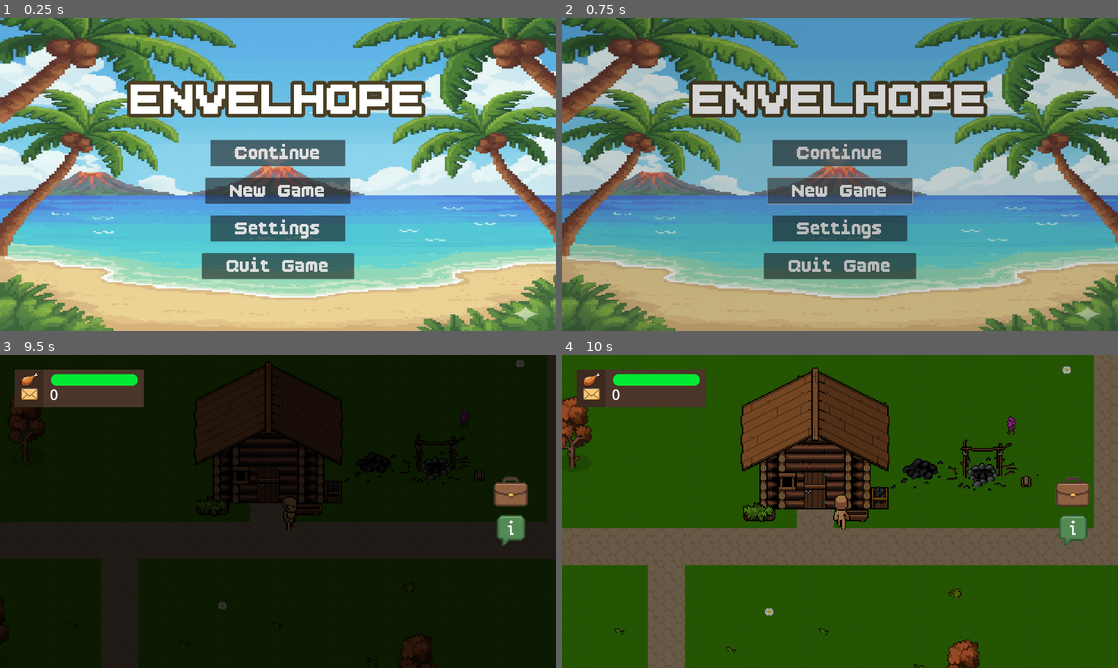
Above: before the commit, frames 1-4 (two rows, left to right).
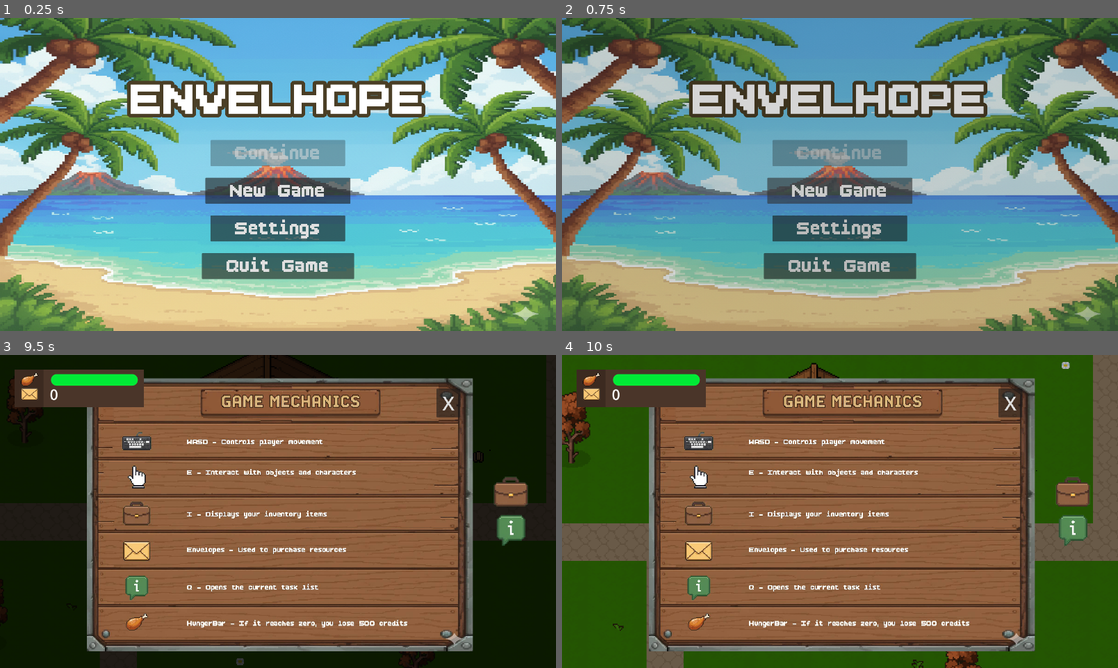
Above: after the commit, the same moments.

Repository: hoaxnt/envelhope-beta
Game: Godot game, scene res://Scenes/utils/main_menu.tscn
Same seed, same stepped clock (60 frames per second), same inputs: the game is played once before the commit and once after it. Sound files missing from this copy of the repository are replaced by a short silence.
Inputs (mouse positions are in pixels of both pictures, inside the frame that each line leads up to):
- Up to frame 1 (0.25 s): no input
- Up to frame 2 (0.75 s): click "New Game" at 0.5 s
- Up to frame 3 (9.5 s): click "New Game" at 1.25 s; click (278, 511) at 2 s; click (278, 511) at 2.75 s; move the mouse to (400, 495) at 3.52 s; hold Right (ui_right) 3.53-4.28 s; hold Space (action) 3.53-4.28 s; click (400, 495) at 3.67 s; tap E (interact) at 3.8, 4.35, 5.3, 5.85, 6.8, 8.3, 8.85 s; move the mouse to (166, 527) at 4.27 s; hold Down (ui_down) 4.28-5.03 s; tap Space (action) every 1.5 s from 4.55 to 9.05 s; move the mouse to (333, 442) at 5.02 s; hold Right (ui_right) 5.03-5.78 s; hold Space (action) 5.03-5.78 s; move the mouse to (250, 574) at 5.77 s; hold Up (ui_up) 5.78-6.53 s; click (250, 574) at 5.92 s; move the mouse to (444, 558) at 6.52 s; hold Q (show_objective) 6.53-7.28 s; hold Left (ui_left) 6.53-8.03 s; tap Escape (ui_cancel) at 7.15 s; move the mouse to (111, 464) at 7.27 s; tap Shift at 7.35 s; move the mouse to (305, 511) at 8.02 s; hold Down (ui_down) 8.03-8.78 s; hold Space (action) 8.03-8.78 s; click (305, 511) at 8.17 s; move the mouse to (194, 433) at 8.77 s; hold Right (ui_right) from 8.78 s (still down)
- Up to frame 4 (10 s): move the mouse to (962, 495) at 9.52 s; release Right (ui_right) at 9.53 s; hold Up (ui_up) from 9.53 s (still down); hold Space (action) from 9.53 s (still down); tap E (interact) at 9.8 s

The runs differ from the first frame. In frame 1, 2.0% of the frame differs, in the area x 37-63%, y 38-48%; in frame 2, 2.1%; in frame 3, 60%; in frame 4, 60%, in the area x 0-100%, y 0-100%.
Error in both runs: Error setting property 'value' with value of type Nil. (res://Scripts/hud/hunger_bar.gd:12)

Commit message:
minor fixes

Diff:
--- a/Scenes/chapters/chapter_1.tscn
+++ b/Scenes/chapters/chapter_1.tscn
@@ -142,7 +142,7 @@
 
 [node name="Player" parent="." instance=ExtResource("4_itjef")]
 z_index = 2
-position = Vector2(627, 264)
+position = Vector2(628, 280)
 
 [node name="Camera2D" type="Camera2D" parent="Player"]
 zoom = Vector2(4, 4)
@@ -290,7 +290,7 @@
 autostart = true
 
 [node name="Axe" parent="." instance=ExtResource("10_l01ag")]
-position = Vector2(275.99994, 41.999985)
+position = Vector2(1166, 176)
 scale = Vector2(0.975, 0.975)
 
 [node name="Log" parent="." instance=ExtResource("11_l01ag")]
--- a/Scenes/chapters/chapter_2.tscn
+++ b/Scenes/chapters/chapter_2.tscn
@@ -61,7 +61,7 @@
 metadata/_edit_lock_ = true
 
 [node name="Player" parent="." instance=ExtResource("2_v6yd1")]
-position = Vector2(80, 486)
+position = Vector2(143, 503)
 
 [node name="Camera2D" type="Camera2D" parent="Player"]
 zoom = Vector2(4, 4)
--- a/Scenes/utils/main_menu.tscn
+++ b/Scenes/utils/main_menu.tscn
@@ -51,6 +51,7 @@
 [node name="ContinueButton" type="Button" parent="VBoxContainer"]
 layout_mode = 2
 size_flags_horizontal = 4
+focus_mode = 0
 theme_override_fonts/font = ExtResource("2_ompks")
 theme_override_font_sizes/font_size = 81
 theme_override_styles/pressed = SubResource("StyleBoxTexture_pmxjk")
@@ -59,6 +60,7 @@
 [node name="StartButton" type="Button" parent="VBoxContainer"]
 layout_mode = 2
 size_flags_horizontal = 4
+focus_mode = 0
 theme_override_fonts/font = ExtResource("2_ompks")
 theme_override_font_sizes/font_size = 81
 theme_override_styles/pressed = SubResource("StyleBoxTexture_pmxjk")
@@ -67,6 +69,7 @@
 [node name="StartButton3" type="Button" parent="VBoxContainer"]
 layout_mode = 2
 size_flags_horizontal = 4
+focus_mode = 0
 theme_override_fonts/font = ExtResource("2_ompks")
 theme_override_font_sizes/font_size = 81
 theme_override_styles/pressed = SubResource("StyleBoxTexture_pmxjk")
@@ -75,6 +78,7 @@
 [node name="ExitButton" type="Button" parent="VBoxContainer"]
 layout_mode = 2
 size_flags_horizontal = 4
+focus_mode = 0
 theme_override_fonts/font = ExtResource("2_ompks")
 theme_override_font_sizes/font_size = 81
 text = "  Quit Game  "
--- a/Scripts/Chapters/chapter_1.gd
+++ b/Scripts/Chapters/chapter_1.gd
@@ -16,7 +16,7 @@
 	hunger_bar.value = GlobalData.player_data.get("hunger")
 	hunger_timer.start()
 
-	player.position = GlobalData.load_player_position()
+	player.position = GlobalData.load_player1_position()
 
 	if not GlobalData.config.get("user_opened_once"):
 		tutorial.show()
--- a/Scripts/Chapters/chapter_2.gd
+++ b/Scripts/Chapters/chapter_2.gd
@@ -30,14 +30,14 @@
 	hunger_bar.value = GlobalData.player_data.get("hunger")
 
 	if player:
-		player.position = GlobalData.load_player_position()
+		player.position = GlobalData.load_player2_position()
 		print("POSITION LOADED")
 
 	if GlobalData.npc_data.get("release_the_kraken") == true:
 		spawn_police_squad()
 
 	if GlobalData.npc_data.get("diver_objective") == "completed":
-		player.global_position = GlobalData.load_player_position()
+		player.global_position = GlobalData.load_player2_position()
 
 		hunger_timer.start()#htimer
 
@@ -61,7 +61,7 @@
 	if body.is_in_group("player"):
 		if not GlobalData.npc_data.get("release_the_kraken") and GlobalData.npc_data.get("day") == 4:
 			if player:
-				GlobalData.save_player_position(player.global_position)
+				GlobalData.save_player2_position(player.global_position)
 			Hud.hide()
 
 			Transition.transition_to_scene("res://Scenes/stories/police_noticed_story.tscn")
--- a/Scripts/autoloads/game_data.gd
+++ b/Scripts/autoloads/game_data.gd
@@ -20,7 +20,8 @@
 	"envelopes": 0,
 	"cycle": 10,
 	"equipped_tool": "none",
-	"position": [543.687, 320.467],
+	"position_1": [628.0, 280.0],
+	"position_2": [143.0, 503.0],
 }
 
 var NPC_DATA_STATS = {
--- a/Scripts/autoloads/global_data.gd
+++ b/Scripts/autoloads/global_data.gd
@@ -50,12 +50,39 @@
 	SaveLoad.save_game(player_data, SaveLoad.PLAYER_DATA_PATH)
 	player_data_updated.emit("position", pos_array)
 
-func load_player_1_position() -> Vector2:
+func save_player1_position(position: Vector2):
+	var pos_array = [position.x, position.y]
+	player_data["position_1"] = pos_array
+	SaveLoad.save_game(player_data, SaveLoad.PLAYER_DATA_PATH)
+	player_data_updated.emit("position_1", pos_array)
+
+func save_player2_position(position: Vector2):
+	var pos_array = [position.x, position.y]
+	player_data["position_2"] = pos_array
+	SaveLoad.save_game(player_data, SaveLoad.PLAYER_DATA_PATH)
+	player_data_updated.emit("position_2", pos_array)
+
+
+func load_player_position() -> Vector2:
 	var pos_array = player_data.get("position")
 	if pos_array is Array and pos_array.size() == 2:
 		return Vector2(pos_array[0], pos_array[1])
 	else:
 		return Vector2(80.0, 486.0)
+
+func load_player1_position() -> Vector2:
+	var pos_array = player_data.get("position_1")
+	if pos_array is Array and pos_array.size() == 2:
+		return Vector2(pos_array[0], pos_array[1])
+	else:
+		return Vector2(628.0, 280.0)
+
+func load_player2_position() -> Vector2:
+	var pos_array = player_data.get("position_2")
+	if pos_array is Array and pos_array.size() == 2:
+		return Vector2(pos_array[0], pos_array[1])
+	else:
+		return Vector2(143.0, 503.0)
 
 func handle_hunger_reset_city():
 	player_data["hunger"] = 100.0
--- a/Scripts/autoloads/island_npc_interaction.gd
+++ b/Scripts/autoloads/island_npc_interaction.gd
@@ -10,7 +10,7 @@
 
 signal dialogue_finished
 
-const REQUIRED_WOOD = 15 #fortest
+const REQUIRED_WOOD = 1 #fortest
 const WOOD_ITEM_NAME = "log"
 
 func handle_npc_interaction(npc_id: String) -> void:
--- a/Scripts/city_elements/jeep_minigame.gd
+++ b/Scripts/city_elements/jeep_minigame.gd
@@ -18,7 +18,7 @@
 func _unhandled_input(event: InputEvent) -> void:
 	if event.is_action_pressed("interact") and is_player_near:
 		if player:
-			GlobalData.save_player_position(player.global_position)
+			GlobalData.save_player2_position(player.global_position)
 			print(player.global_position)
 		Hud.hide()
 
--- a/Scripts/city_elements/junk_collector_minigame.gd
+++ b/Scripts/city_elements/junk_collector_minigame.gd
@@ -19,7 +19,7 @@
 func _unhandled_input(event: InputEvent) -> void:
 	if event.is_action_pressed("interact") and is_player_near:
 		if player:
-			GlobalData.save_player_position(player.global_position)
+			GlobalData.save_player2_position(player.global_position)
 		Hud.hide()
 
 		day_timer.stop()
--- a/Scripts/city_elements/junk_diving_minigame.gd
+++ b/Scripts/city_elements/junk_diving_minigame.gd
@@ -19,7 +19,7 @@
 func _unhandled_input(event: InputEvent) -> void:
 	if event.is_action_pressed("interact") and is_player_near:
 		if player:
-			GlobalData.save_player_position(player.global_position)
+			GlobalData.save_player2_position(player.global_position)
 		Hud.hide()
 
 		day_timer.stop()
--- a/Scripts/hud/day_panel.gd
+++ b/Scripts/hud/day_panel.gd
@@ -28,7 +28,7 @@
 		Transition.transition_to_scene("res://scenes/stories/sleep_story.tscn")
 		return
 
-	day_current_time += 1.0 #fortest
+	day_current_time += 5.0 #fortest
 	day_current_time = clamp(day_current_time, 0.0, day_progress_bar.max_value)
 
 	var tween = create_tween()
--- a/Scripts/minigames/city/junk_collector.gd
+++ b/Scripts/minigames/city/junk_collector.gd
@@ -57,8 +57,8 @@
 
 func _on_done_button_pressed() -> void:
 	if main_player:
-		main_player.position = GlobalData.load_player_position()
-		print(GlobalData.load_player_position())
+		main_player.position = GlobalData.load_player2_position()
+		print(GlobalData.load_player2_position())
 
 	summary_panel.hide()
 	Transition.transition_to_scene("res://scenes/chapters/chapter_2.tscn")
--- a/Scripts/minigames/city/junk_diving.gd
+++ b/Scripts/minigames/city/junk_diving.gd
@@ -34,7 +34,7 @@
 
 func _on_done_button_pressed() -> void:
 	if player:
-		player.position = GlobalData.load_player_position()
+		player.position = GlobalData.load_player2_position()
 
 	Transition.transition_to_scene("res://scenes/chapters/chapter_2.tscn")
 
--- a/Scripts/minigames/city/tambol.gd
+++ b/Scripts/minigames/city/tambol.gd
@@ -91,5 +91,5 @@
 	sfx.stop()
 
 	if player:
-		player.position = GlobalData.load_player_position()
+		player.position = GlobalData.load_player2_position()
 	Transition.transition_to_scene("res://scenes/chapters/chapter_2.tscn")
--- a/Scripts/stories/police_noticed_story.gd
+++ b/Scripts/stories/police_noticed_story.gd
@@ -50,7 +50,7 @@
 	is_transitioning = true
 
 	if player:
-		player.position = GlobalData.load_player_position()
+		player.position = GlobalData.load_player2_position()
 
 	GlobalData.npc_data.set("release_the_kraken", true)
 	Transition.transition_to_scene(NEXT_SCENE_PATH)
--- a/Scripts/utils/main_menu.gd
+++ b/Scripts/utils/main_menu.gd
@@ -1,18 +1,19 @@
 extends Control
 
 @onready var hunger_timer = Hud.get_node("StatsPanel/MarginContainer/Panel/HBoxContainer/VBoxContainer/HBoxContainer/HungerBar/HungerTimer")
+var sfx = StreamAudio.get_node("Sfx")
 var bgm_sfx = StreamAudio.get_node("Bgm")
-var sfx = StreamAudio.get_node("Sfx")
 
 func _ready() -> void:
 	bgm_sfx.play()
+	if not GlobalData.player_data.get("current_chapter") == "Chapter1" or GlobalData.player_data.get("current_chapter") == "Chapter2":
+		$VBoxContainer/ContinueButton.disabled = true
 
 func _on_continue_button_pressed() -> void:
 	if GlobalData.player_data.get("current_chapter") == "Chapter1":
 		Transition.transition_to_scene("res://scenes/chapters/chapter_1.tscn")
 	elif GlobalData.player_data.get("current_chapter") == "Chapter2":
 		Transition.transition_to_scene("res://scenes/chapters/chapter_2.tscn")
-
 
 func _on_start_button_pressed() -> void:
 	sfx.play()
@@ -23,7 +24,7 @@
 	GlobalData.update_config_data("is_new_game", false)
 	GlobalData.update_config_data("user_opened_once", false)
 	GlobalData.update_config_data("current_chapter", "none")
-
+#	TASK : FIX CHP1 and CHP2 position
 	GlobalData.npc_data.set("diver_objective", "none")
 	GlobalData.npc_data.set("current_objective", "none")
 	GlobalData.npc_data.set("day", 1)
--- a/Scripts/utils/pause_menu.gd
+++ b/Scripts/utils/pause_menu.gd
@@ -36,9 +36,9 @@
 
 func _on_main_menu_button_pressed() -> void:
 	if player_1:
-		GlobalData.save_player_position(player_1.global_position)
+		GlobalData.save_player1_position(player_1.global_position)
 	if player_2:
-		GlobalData.save_player_position(player_2.global_position)
+		GlobalData.save_player2_position(player_2.global_position)
 
 	get_tree().paused = false
 	get_tree().call_deferred("change_scene_to_file", "res://scenes/utils/main_menu.tscn")
@@ -50,10 +50,10 @@
 	hunger_timer.stop()
 	day_timer.stop()
 	if player_1:
-		GlobalData.save_player_position(player_1.global_position)
+		GlobalData.save_player1_position(player_1.global_position)
 		GlobalData.player_data.set("current_chapter", player_1.get_parent().name)
 		print("PARENT: ",player_1.global_position)
 	elif player_2:
-		GlobalData.save_player_position(player_2.global_position)
+		GlobalData.save_player2_position(player_2.global_position)
 		GlobalData.player_data.set("current_chapter", player_2.get_parent().name)
 		print("PARENT: ",player_2.global_position)
